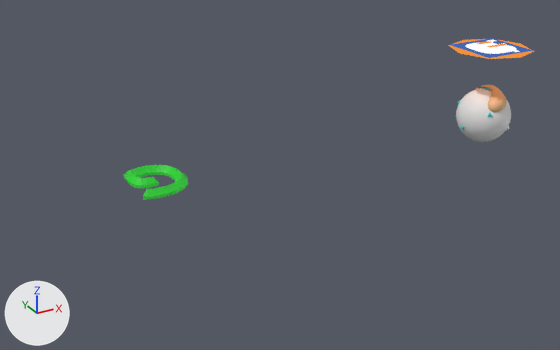
One commit to the Blender file index_files/icons.blend: the scene before it, then after it.
The view is the same before and after, from a camera (50 mm lens) standing at (-2.76, -7.97, 3.75) and looking at (1.69, 0.13, -0.3). Every picture has the same lights, and +X, +Y and +Z are marked at lower left.

The first picture shows 'Blogspot', 'Facebook', 'Favicon', 'Law', 'Memo'.
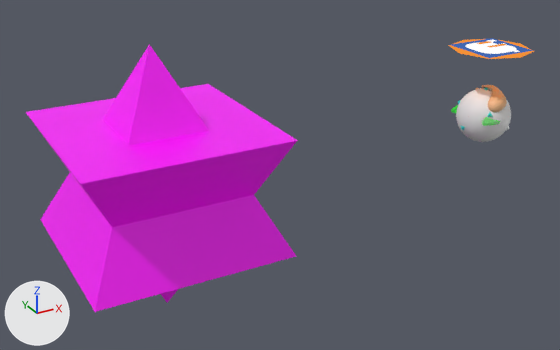
Changed parts and their boxes [x1, y1, x2, y2] in the pictures (560 x 350 px):
'Hebrew', added (pink)
    after: [26, 44, 298, 312]
'Favicon', moved
    before: [124, 165, 188, 199]
    after: [451, 105, 500, 126]

The change in detail:
Material 'Material.008' (mat_material_008) is new.
Its base color is (1.0, 0.0, 1.0) (pink #ff00ff).
Mesh me_cube_002 is new.
It has 22 vertices, 30 faces and spans x -1.19..1.19, y -1.19..1.19, z -1.66..1.66.
It uses material mat_material_008 (pink #ff00ff).
Object 'Favicon' (ob_favicon) moves from (0.0, 0.127, 0.0) to (5.0, 0.127, 0.0).
Object 'Hebrew' (ob_hebrew) is new; it shows me_cube_002.
Its location is (0.0, 0.0, 0.0).
